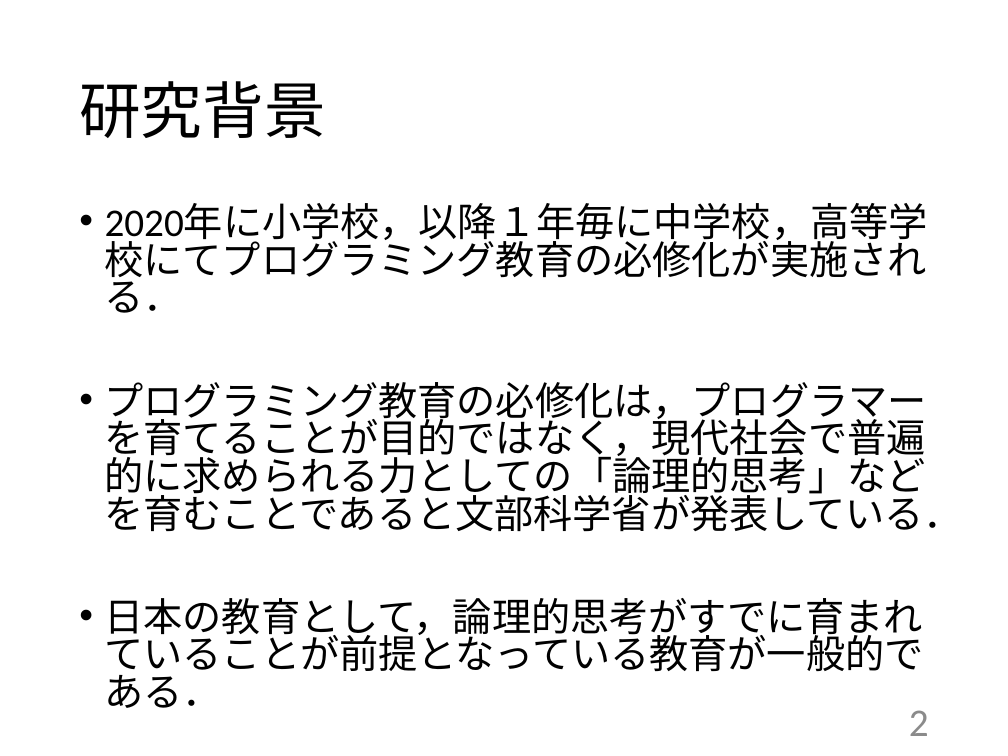
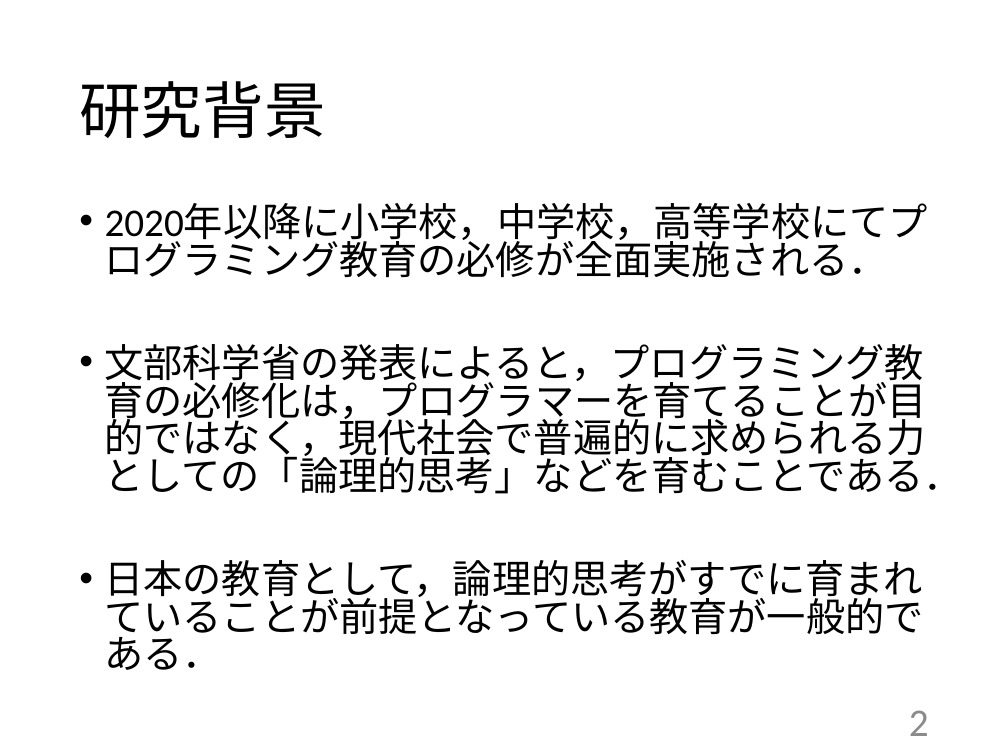
Before and after one commit to kait-takanolab/1821121-shimaoka-thesis, a slide deck: slide 2 of 1821121_shimaoka_tyuukan.pptx. Drawn at 1008x756 pixels with LibreOffice and Linux fonts; fonts in the diff are those of the drawing. Boxes give left, top, right and bottom in pixels: in the first picture for what was removed or moved away, otherwise in the second. Text is boxed around its words. In the diff, an @@ line names an element or a change of style, - is before the commit and + after.

```diff
--- a/1821121_shimaoka_tyuukan.pptx
+++ b/1821121_shimaoka_tyuukan.pptx
@@ text at [105, 203, 964, 494]: text changed @@
-• 2020年に小学校，以降１年毎に中学校，高等学校にてプログラミング教育の必修化が実施される．
-• プログラミング教育の必修化は，プログラマーを育てることが目的ではなく，現代社会で普遍的に求められる力としての「論理的思考」などを育むことであると文部科学省が発表している．
+• 2020年以降に小学校，中学校，高等学校にてプログラミング教育の必修が全面実施される．
+• 文部科学省の発表によると，プログラミング教育の必修化は，プログラマーを育てることが目的ではなく，現代社会で普遍的に求められる力としての「論理的思考」などを育むことである．
```
Also in this commit, not shown: 7 other slides changed.
